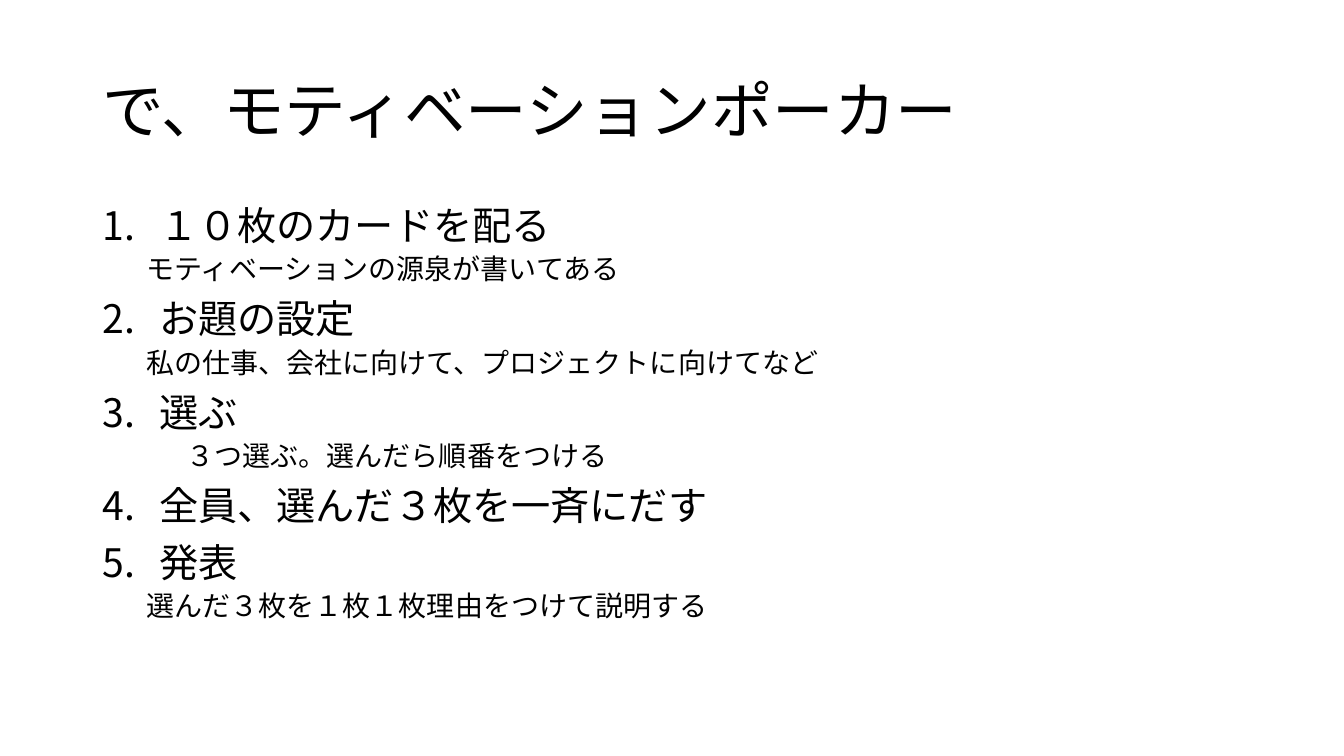
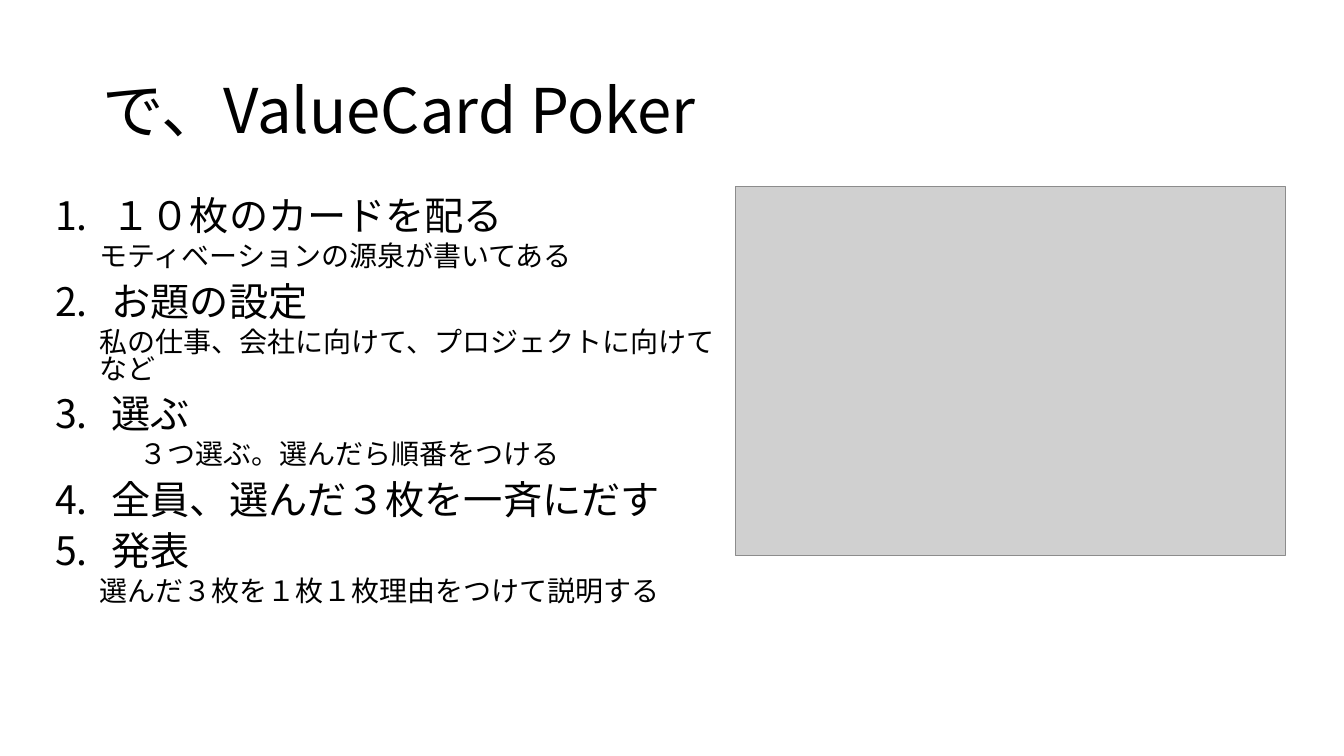
Before and after one commit to warumonogakari/warumono, a slide deck: slide 4 of ValueCard/ValueCardPoker.pptx. Drawn at 1344x756 pixels with LibreOffice and Linux fonts; fonts in the diff are those of the drawing; grey boxes stand for pictures. Boxes give left, top, right and bottom in pixels: in the first picture for what was removed or moved away, otherwise in the second. Text is boxed around its words. In the diff, an @@ line names an element or a change of style, - is before the commit and + after.

Commit message:
ValueCardPoker.pptx 更新

```diff
--- a/ValueCard/ValueCardPoker.pptx
+++ b/ValueCard/ValueCardPoker.pptx
@@ title at [102,84,695,136]: text changed @@
-で、モティベーションポーカー
+で、ValueCard Poker
@@ text "１０枚のカードを配る": place and size @@
-text "１０枚のカードを配る" at [147,207,819,619]
+text "１０枚のカードを配る" at [99,197,715,604]
@@ text "１０枚のカードを配る" at [99,197,715,604]: line spacing 0.9 to 0.8 @@
@@ picture added at [736,187,1286,556] @@
```
Also in this commit, not shown: 2 other slides changed, 4 slides added, 16 other files.
